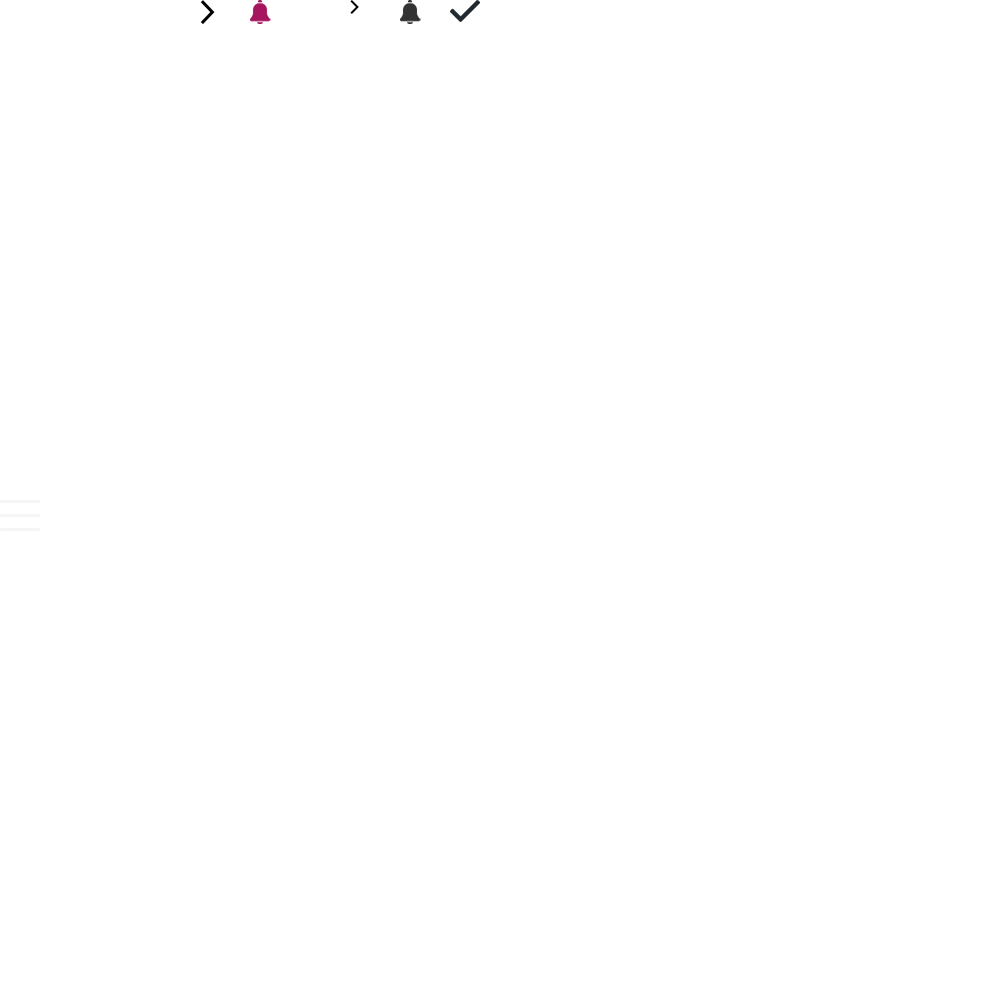
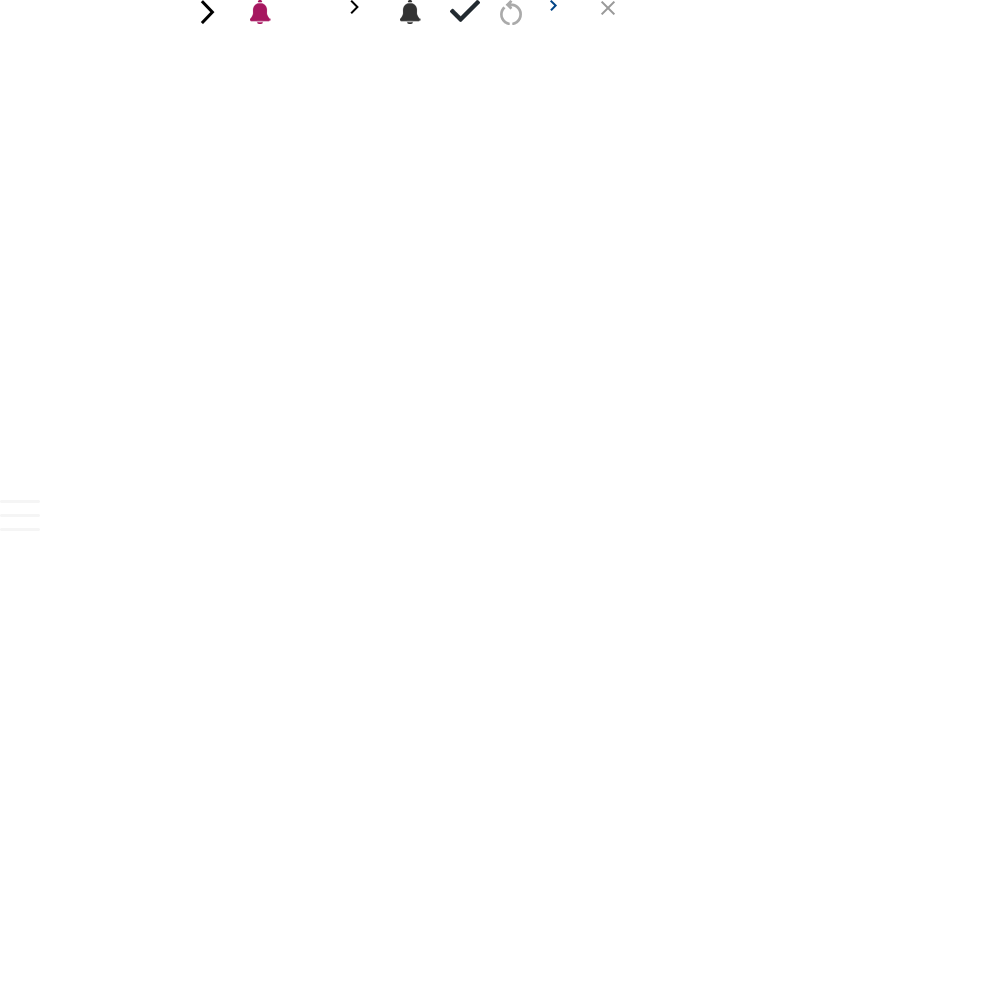
Comparing the layer stacks of the two w=1000, h=1000 images. Changes:
added layer "레이어 12" in group "Mobile" over [601, 1, 615, 15]
added layer "레이어 11" in group "그룹 1" over [550, 0, 557, 11]
added layer "레이어 10" in group "그룹 1" over [500, 0, 522, 25]
